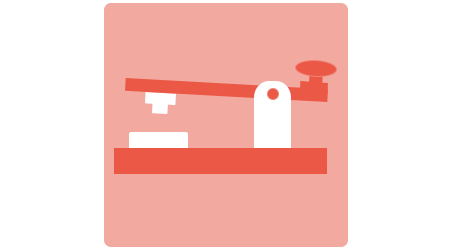
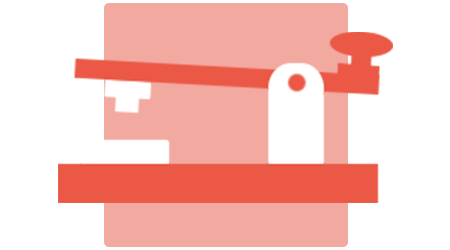
Layered file, before and after one edit (w=450, h=250). Changes by layer:
hid "telegraphbackup", painted on it over [58, 32, 393, 203]
added layer "telegraph" above "Rectangle 1" over [58, 32, 393, 203]
painted on "Rectangle 1" over [104, 3, 348, 247]
